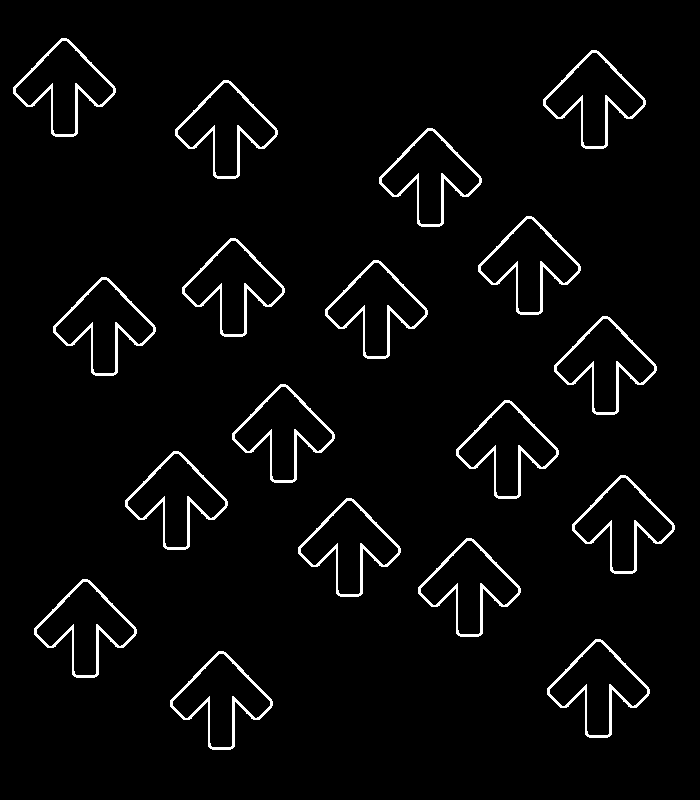
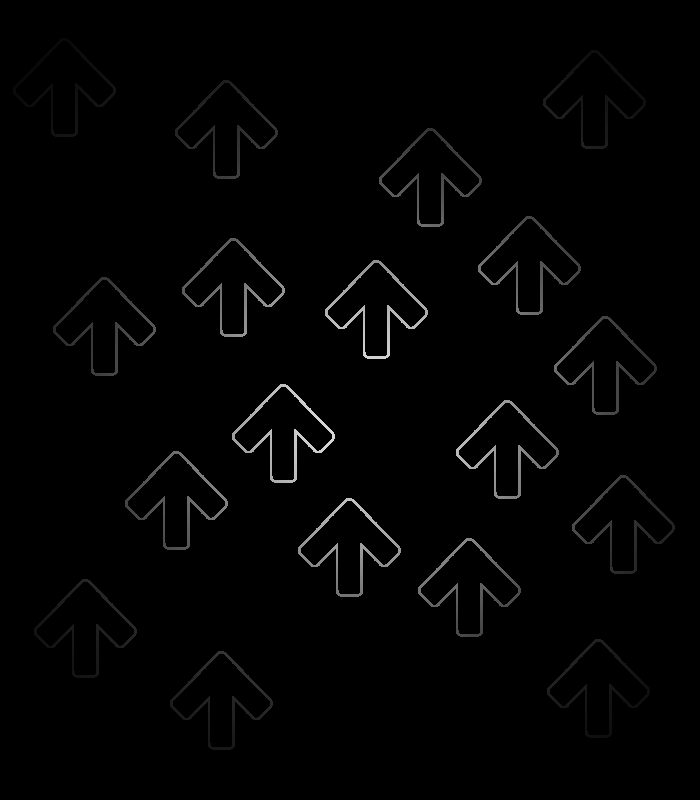
Two versions of the same layered image (w=700, h=800). Layer-by-layer changes:
removed layer "Layer 3 copy 11" over <box>170,651,273,750</box>
removed layer "Layer 3 copy 12" over <box>456,400,559,499</box>
moved "Layer 3" above "Layer 3 copy 17", painted on it over <box>13,38,675,750</box>
removed layer "Layer 3 copy" over <box>182,238,285,337</box>
painted on "Layer 3 copy 17" over <box>13,38,675,750</box>
removed layer "Layer 3 copy 16" over <box>125,451,228,550</box>
removed layer "Layer 3 copy 15" over <box>298,498,401,597</box>
removed layer "Layer 3 copy 10" over <box>418,538,521,637</box>
removed layer "Layer 3 copy 13" over <box>379,128,482,227</box>
removed layer "Layer 3 copy 9" over <box>543,50,646,149</box>
removed layer "Layer 3 copy 8" over <box>175,80,278,179</box>
removed layer "Layer 3 copy 7" over <box>13,38,116,137</box>
removed layer "Layer 3 copy 6" over <box>572,475,675,574</box>
removed layer "Layer 3 copy 5" over <box>547,639,650,738</box>
removed layer "Layer 3 copy 4" over <box>34,579,137,678</box>
removed layer "Layer 3 copy 3" over <box>478,216,581,315</box>
removed layer "Layer 3 copy 14" over <box>325,260,428,359</box>
removed layer "Layer 3 copy 2" over <box>232,384,335,483</box>
